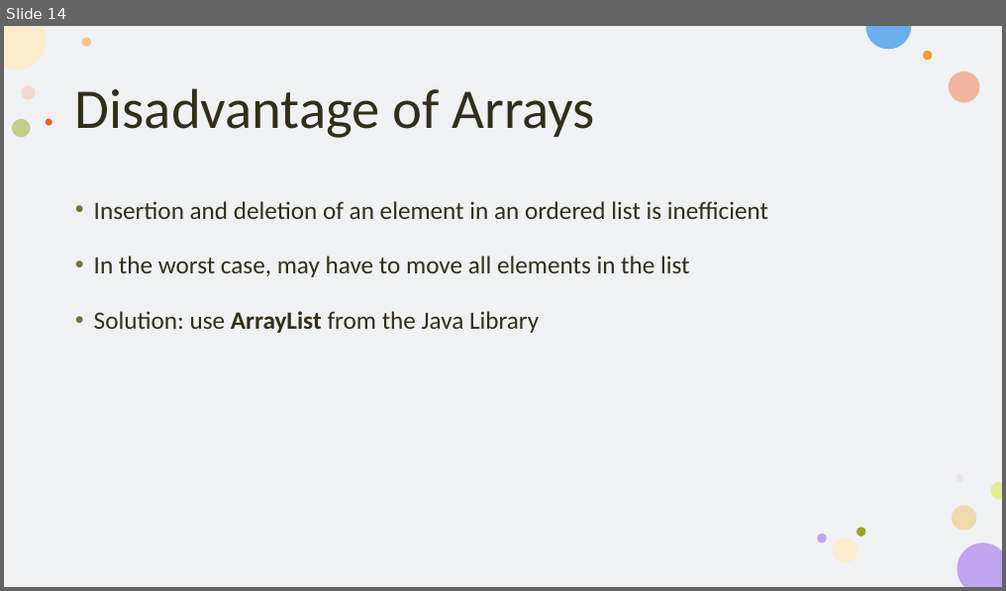
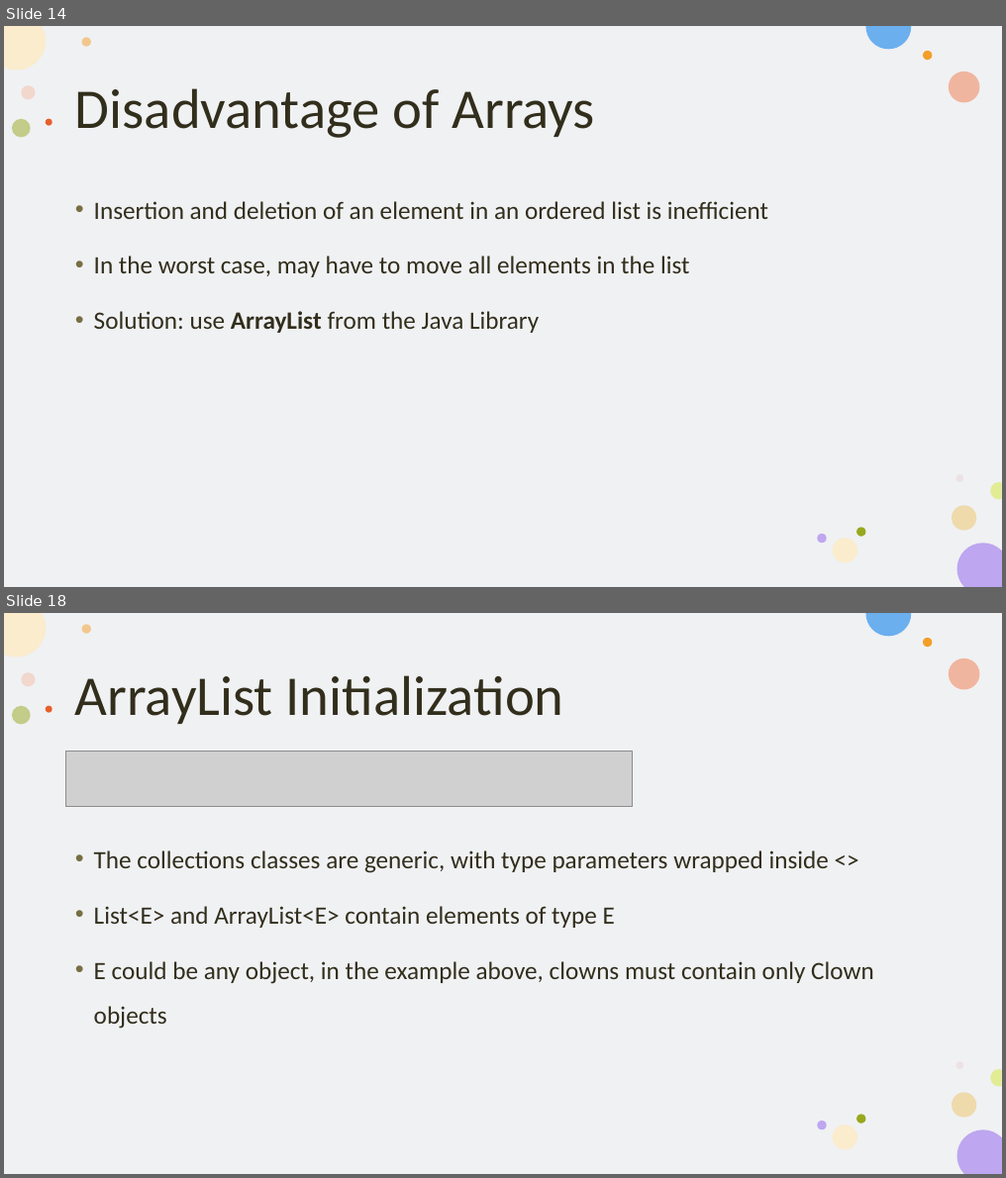
Before and after one commit to KarinaSang/Teaching, a slide deck: AP_Java/Week6/Week6.pptx. Shown one above the other, each under a label of ours: slide 14 before the commit, slides 14 and 18 after it; the slides between them are not shown. The pictures are 1006x591 and 1006x1178 pixels, drawn with LibreOffice and Linux fonts; fonts in the diff are those of the drawing; grey boxes stand for pictures. Boxes give left, top, right and bottom in pixels: in the first picture for what was removed or moved away, otherwise in the second. Text is boxed around its words. In the diff, an @@ line names an element or a change of style, - is before the commit and + after.

```diff
--- a/AP_Java/Week6/Week6.pptx
+++ b/AP_Java/Week6/Week6.pptx
@@ slide 18 added at [4,613,1002,1174], background #FFFFFF; not listed: 16 template elements that a slide beside it also shows @@
@@ title added at [75,675,564,724], 54 pt, text #322E1C @@
+ArrayList Initialization
@@ picture added at [66,752,633,807] @@
@@ text added at [94,851,874,1029], 24 pt, text #322E1C @@
+• The collections classes are generic, with type parameters wrapped inside <>
+• List<E> and ArrayList<E> contain elements of type E
+• E could be any object, in the example above, clowns must contain only Clown objects
```
Also in this commit, not shown: 2 slides changed, 8 other slides added, 5 slides removed, 45 other files.
